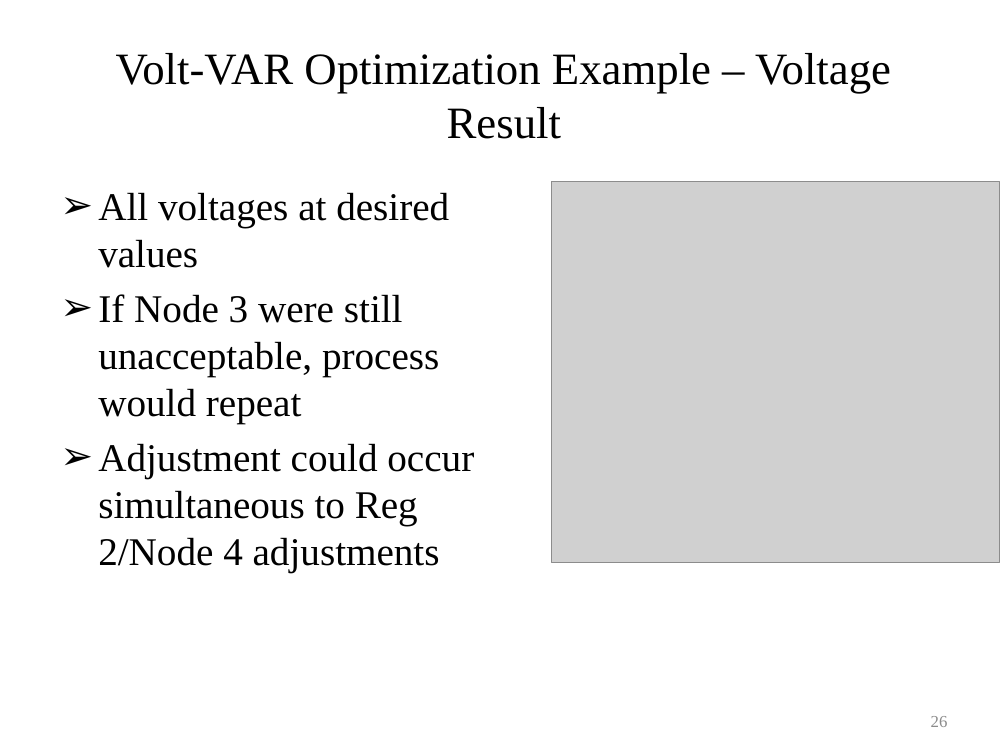
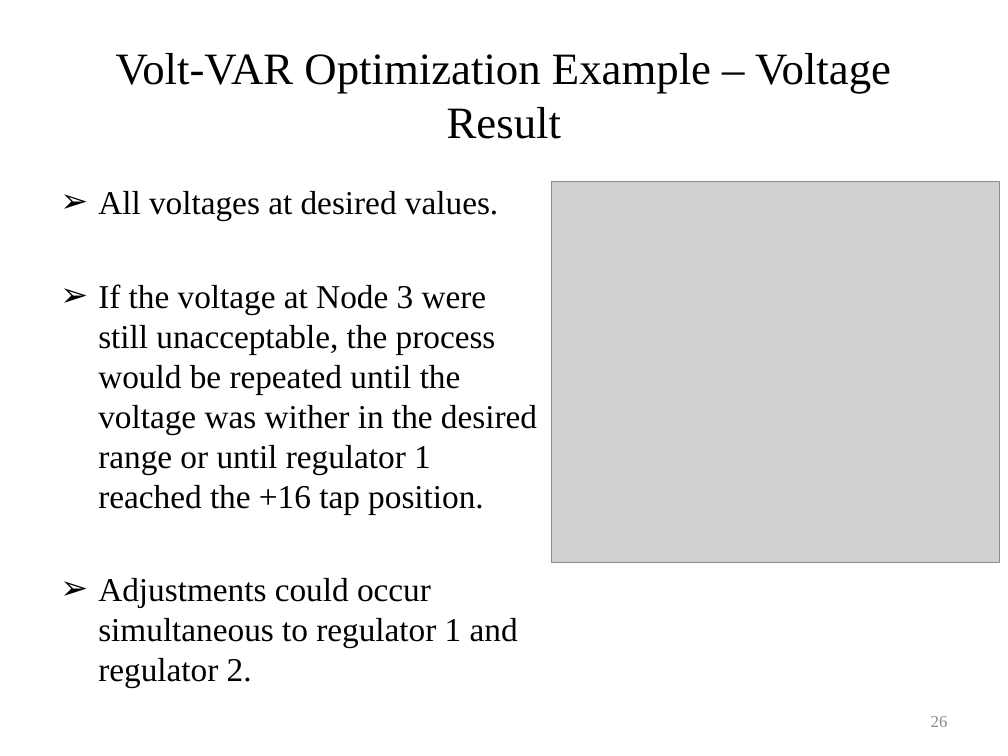
Before and after one commit to gridlab-d/course, a slide deck: slide 26 of University of Washington Class/Module 6 - Volt-VAR optimization.pptx. Drawn at 1008x756 pixels with LibreOffice and Linux fonts; fonts in the diff are those of the drawing; grey boxes stand for pictures. Boxes give left, top, right and bottom in pixels: in the first picture for what was removed or moved away, otherwise in the second. Text is boxed around its words. In the diff, an @@ line names an element or a change of style, - is before the commit and + after.

```diff
--- a/University of Washington Class/Module 6 - Volt-VAR optimization.pptx
+++ b/University of Washington Class/Module 6 - Volt-VAR optimization.pptx
@@ text at <box>98,191,537,688</box>: text changed; size 28 to 23.8 pt @@
-➢ All voltages at desired values
-➢ If Node 3 were still unacceptable, process would repeat
-➢ Adjustment could occur simultaneous to Reg 2/Node 4 adjustments
+➢ All voltages at desired values.
+➢ If the voltage at Node 3 were still unacceptable, the process would be repeated until the voltage was wither in the desired range or until regulator 1 reached the +16 tap position.
+➢ Adjustments could occur simultaneous to regulator 1 and regulator 2.
```
Also in this commit, not shown: 20 other slides changed, 7 slides added, 9 slides removed.
